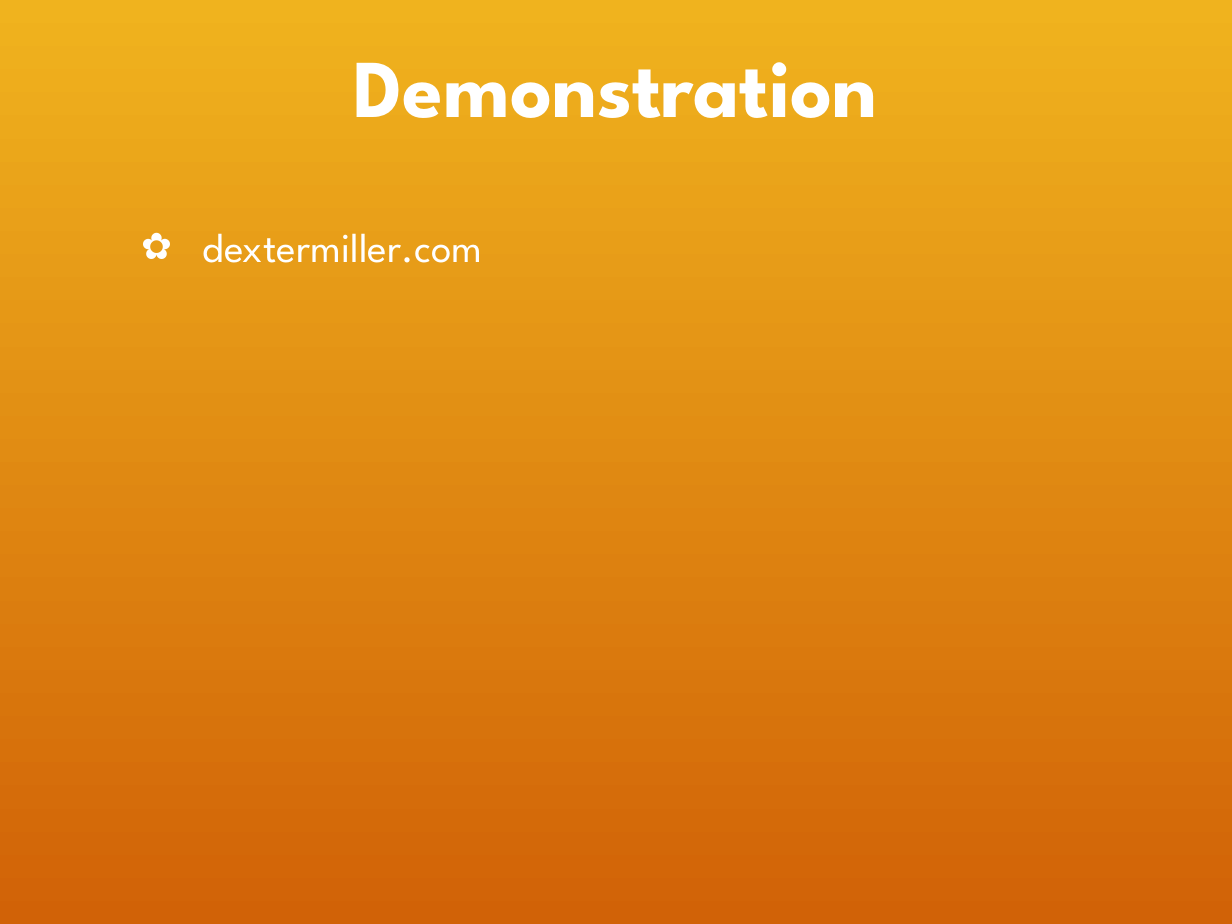
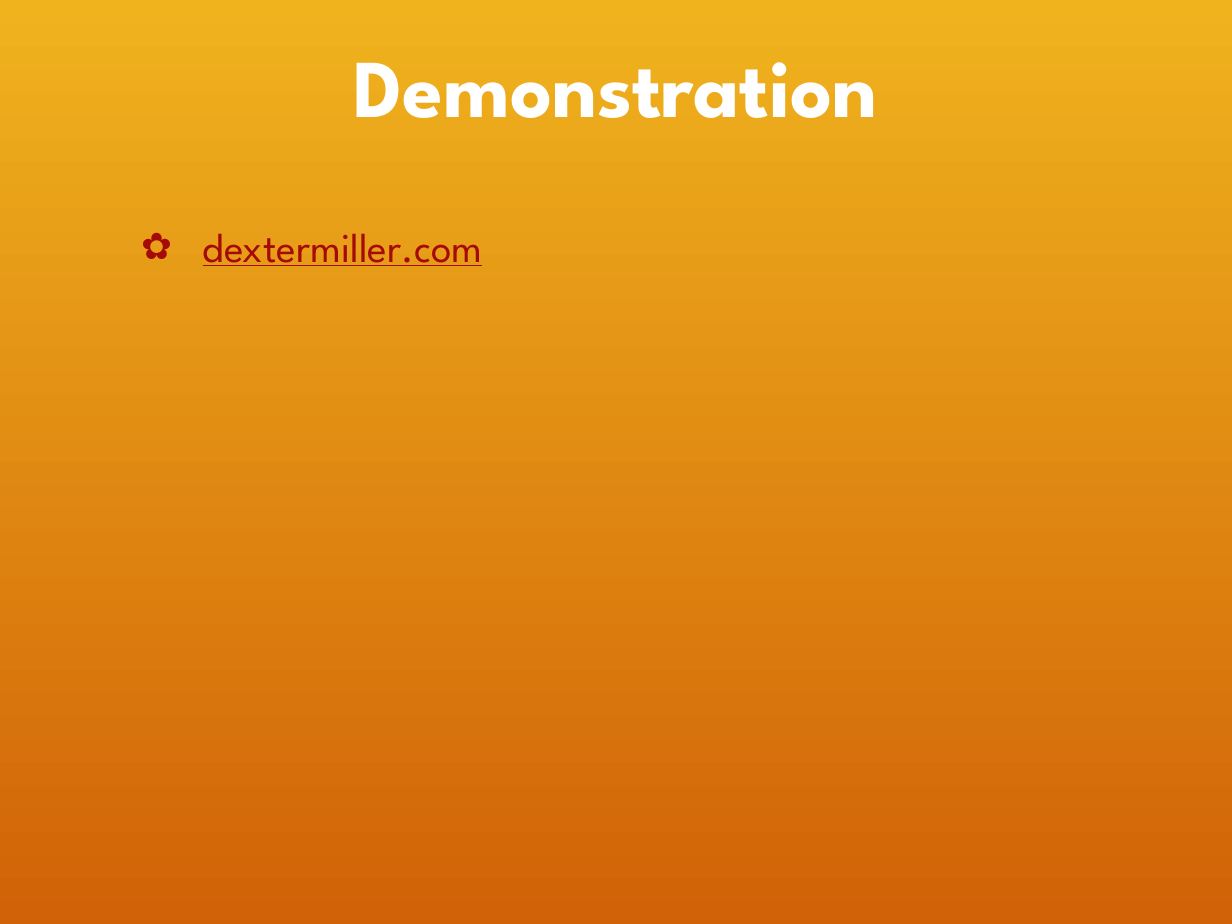
Before and after one commit to dextercarlmiller/Senior-Project, a slide deck: slide 13 of files/Sr preso (1).pptx (slide 10 before the commit). Drawn at 1232x924 pixels with LibreOffice and Linux fonts; fonts in the diff are those of the drawing; background and template pictures are left out. Boxes give left, top, right and bottom in pixels: in the first picture for what was removed or moved away, otherwise in the second. Text is boxed around its words. In the diff, an @@ line names an element or a change of style, - is before the commit and + after.

```diff
--- a/files/Sr preso (1).pptx
+++ b/files/Sr preso (1).pptx
@@ text "dextermiller.com" at [203, 234, 483, 266]: text colour #FFFFFF to #A40A06, underline on @@
```
Also in this commit, not shown: 2 other slides changed, 3 slides added, 6 other files.
